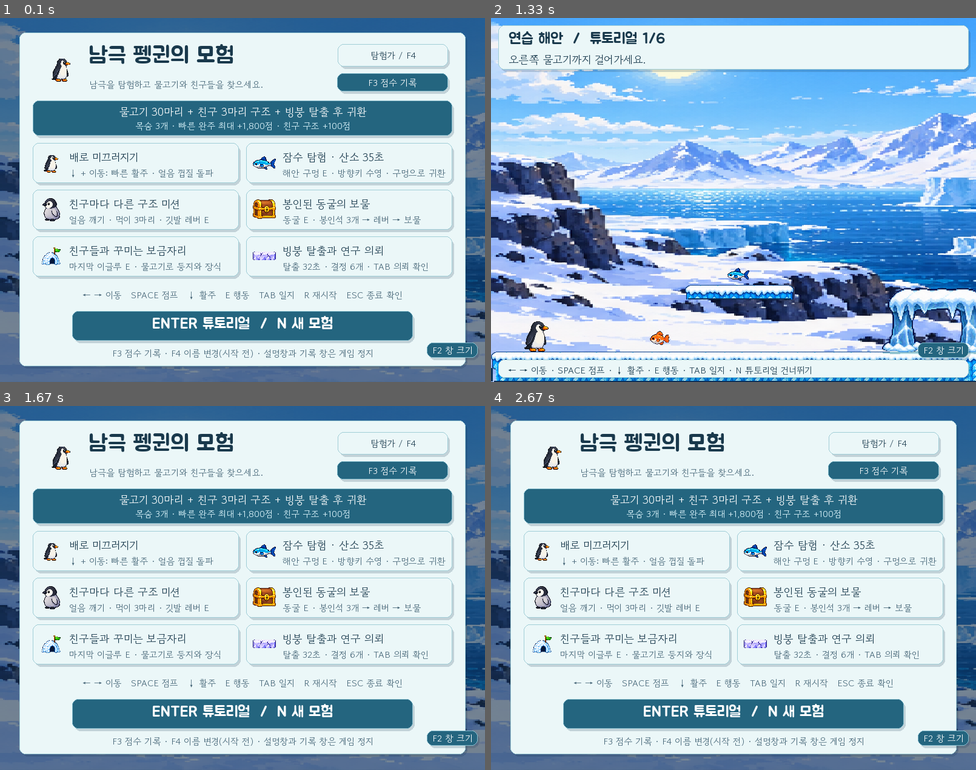
Above: before the commit, frames 1-4 (two rows, left to right).
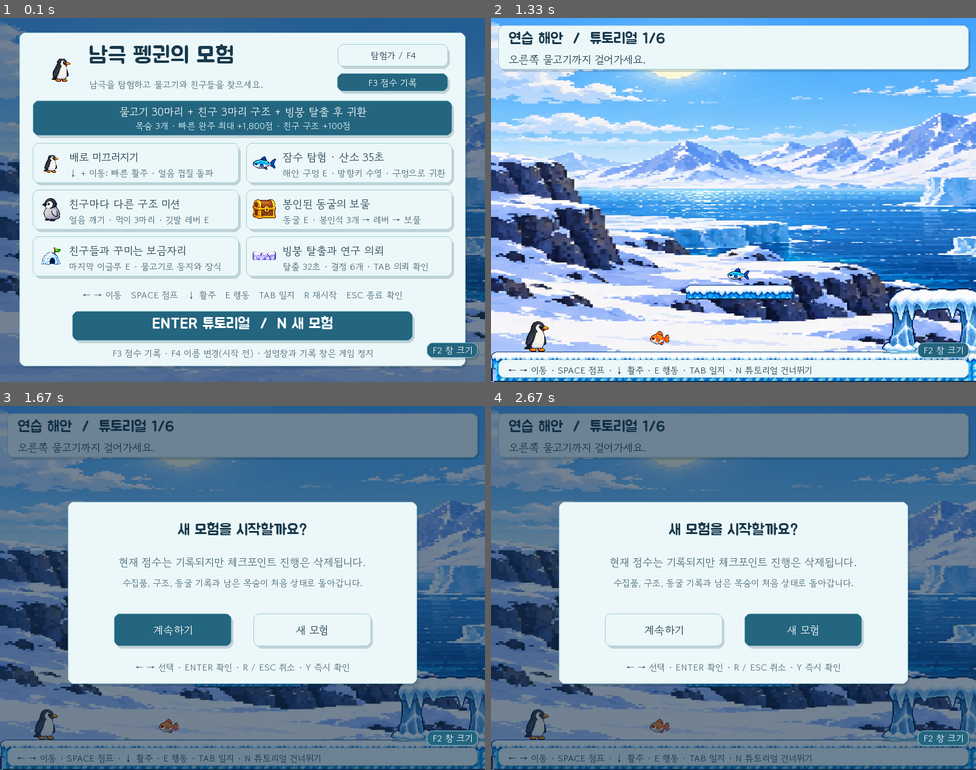
Above: after the commit, the same moments.

Repository: CJE-cpu/penguingame
Game: pygame game, started from pygame/main.py
Same seed, same stepped clock (60 frames per second), same inputs: the game is played once before the commit and once after it.
Inputs:
- Up to frame 1 (0.1 s): no input
- Up to frame 2 (1.33 s): hold Left 0.33-0.87 s; tap Space at 0.9 s; tap Enter at 1.23 s
- Up to frame 3 (1.67 s): hold R from 1.57 s (still down); hold Down from 1.57 s (still down)
- Up to frame 4 (2.67 s): release R at 2.03 s; release Down at 2.03 s; hold Down 2.07-2.53 s; hold Left from 2.62 s (still down)

Frames 1-2 are identical in both runs. In frame 3, 62% of the frame differs, in the area x 0-100%, y 2-100%; in frame 4, 62%.

Commit message:
Confirm before resetting an active adventure

Diff:
--- a/pygame/main.py
+++ b/pygame/main.py
@@ -144,6 +144,8 @@
         self.run_id = uuid4().hex
         self.exit_open = False
         self.exit_choice = False
+        self.restart_open = False
+        self.restart_choice = False
         self.quit_requested = False
         self.coach = Coach()
         self.tutorial = None
@@ -276,18 +278,31 @@
                 else:
                     self.exit_open = False
             return False
+        if self.restart_open:
+            if key in (pg.K_ESCAPE, pg.K_n, pg.K_r):
+                self.restart_open = False
+            elif key in (pg.K_LEFT, pg.K_RIGHT, pg.K_TAB):
+                self.restart_choice = not self.restart_choice
+            elif key == pg.K_y:
+                self.confirm_restart()
+            elif key in (pg.K_RETURN, pg.K_SPACE):
+                if self.restart_choice:
+                    self.confirm_restart()
+                else:
+                    self.restart_open = False
+            return False
         if self.score_ui.key(self,key):
             return False
         if key == pg.K_ESCAPE:
             self.ask_exit()
+            return False
+        if key == pg.K_r and self.started:
+            self.ask_restart()
             return False
         if self.game_over:
             if key == pg.K_RETURN:
                 self.reset()
                 self.start(False)
-            elif key == pg.K_r:
-                self.progress.clear()
-                self.reset()
             return False
         if self.ending:
             if key in (pg.K_RETURN, pg.K_SPACE, pg.K_RIGHT):
@@ -303,10 +318,6 @@
                 self.start(True)
             elif key == pg.K_n:
                 self.start(False)
-            return False
-        if key == pg.K_r:
-            self.progress.clear()
-            self.reset()
             return False
         if key == pg.K_n and self.tutorial:
             self.finish_tutorial()
@@ -353,6 +364,15 @@
             self.exit_open = True
             self.exit_choice = False
 
+    def ask_restart(self):
+        if not self.restart_open:
+            self.restart_open = True
+            self.restart_choice = False
+
+    def confirm_restart(self):
+        self.progress.clear()
+        self.reset()
+
     def handle_click(self, pos):
         if self.exit_open:
             cancel,confirm = self.ui.exit_buttons()
@@ -360,6 +380,13 @@
                 self.exit_open = False
             elif confirm.collidepoint(pos):
                 self.quit_requested = True
+            return
+        if self.restart_open:
+            cancel, confirm = self.ui.restart_buttons()
+            if cancel.collidepoint(pos):
+                self.restart_open = False
+            elif confirm.collidepoint(pos):
+                self.confirm_restart()
             return
         self.score_ui.click(self,pos)
 
@@ -589,7 +616,7 @@
         return False
 
     def update(self, dt, direction=0, jump=False, slide=False, swim_vertical=0):
-        if self.exit_open or self.quit_requested or self.score_ui.open or self.game_over:
+        if self.exit_open or self.restart_open or self.quit_requested or self.score_ui.open or self.game_over:
             return
         if not self.started:
             return
@@ -767,6 +794,8 @@
         self.score_ui.draw(self,screen)
         if self.game_over:
             self.ui.game_over(self,screen)
+        if self.restart_open:
+            self.ui.restart_dialog(self,screen)
         if self.exit_open:
             self.ui.exit_dialog(self,screen)
 
--- a/pygame/test_game.py
+++ b/pygame/test_game.py
@@ -312,6 +312,10 @@
         g.score = 125
         run = g.run_id
         g.handle_key(pg.K_r)
+        self.assertTrue(g.restart_open)
+        self.assertEqual(g.run_id, run)
+        g.handle_key(pg.K_RIGHT)
+        g.handle_key(pg.K_RETURN)
         self.assertEqual(g.records.best['얼음별']['score'],125)
         self.assertEqual(g.records.history[0]['run'],run)
         self.assertNotEqual(g.run_id,run)
@@ -320,6 +324,31 @@
         g.score = 900
         g.reset()
         self.assertEqual(len(g.records.history),1)
+
+    def test_restart_confirmation_defaults_to_cancel_pauses_and_supports_mouse(self):
+        g = self.game
+        g.score = 80
+        run = g.run_id
+        position = g.player.copy()
+        g.handle_key(pg.K_r)
+        self.assertTrue(g.restart_open)
+        self.assertFalse(g.restart_choice)
+        g.update(2, 1, True)
+        self.assertEqual(g.player, position)
+        g.handle_key(pg.K_RETURN)
+        self.assertFalse(g.restart_open)
+        self.assertEqual(g.run_id, run)
+        g.handle_key(pg.K_r)
+        g.handle_key(pg.K_ESCAPE)
+        self.assertFalse(g.restart_open)
+        g.handle_key(pg.K_r)
+        g.handle_click(g.ui.restart_buttons()[0].center)
+        self.assertFalse(g.restart_open)
+        g.handle_key(pg.K_r)
+        g.handle_click(g.ui.restart_buttons()[1].center)
+        self.assertNotEqual(g.run_id, run)
+        self.assertEqual(g.score, 0)
+        self.assertFalse(g.started)
 
     def test_score_ui_korean_name_and_pause_preserve_current_game(self):
         g = self.game
--- a/pygame/ui.py
+++ b/pygame/ui.py
@@ -185,6 +185,25 @@
     def exit_buttons(self):
         return pg.Rect(188,334,194,54),pg.Rect(418,334,194,54)
 
+    def restart_buttons(self):
+        return pg.Rect(188, 342, 194, 54), pg.Rect(418, 342, 194, 54)
+
+    def restart_dialog(self, game, screen):
+        self.veil(screen)
+        self.panel(screen, (112, 158, 576, 300))
+        self.text(screen, '새 모험을 시작할까요?', (400, 207), self.heading, center=True)
+        self.text(screen, '현재 점수는 기록되지만 체크포인트 진행은 삭제됩니다.',
+                  (400, 257), self.body, MUTED, center=True, max_width=530)
+        self.text(screen, '수집품, 구조, 동굴 기록과 남은 목숨이 처음 상태로 돌아갑니다.',
+                  (400, 291), self.small, MUTED, center=True, max_width=530)
+        for index, (rect, label) in enumerate(zip(self.restart_buttons(), ('계속하기', '새 모험'))):
+            selected = bool(index) == game.restart_choice
+            self.panel(screen, rect, dark=selected)
+            self.text(screen, label, rect.center, self.body,
+                      'white' if selected else INK, center=True)
+        self.text(screen, '← → 선택 · ENTER 확인 · R / ESC 취소 · Y 즉시 확인',
+                  (400, 430), self.small, MUTED, center=True)
+
     def exit_dialog(self, game, screen):
         self.veil(screen)
         self.panel(screen,(112,169,576,269))
Not shown, changed: README.md
Not shown, changed: pygame/AntarcticPenguin.exe
Not shown, changed: pygame/GUIDE.md
